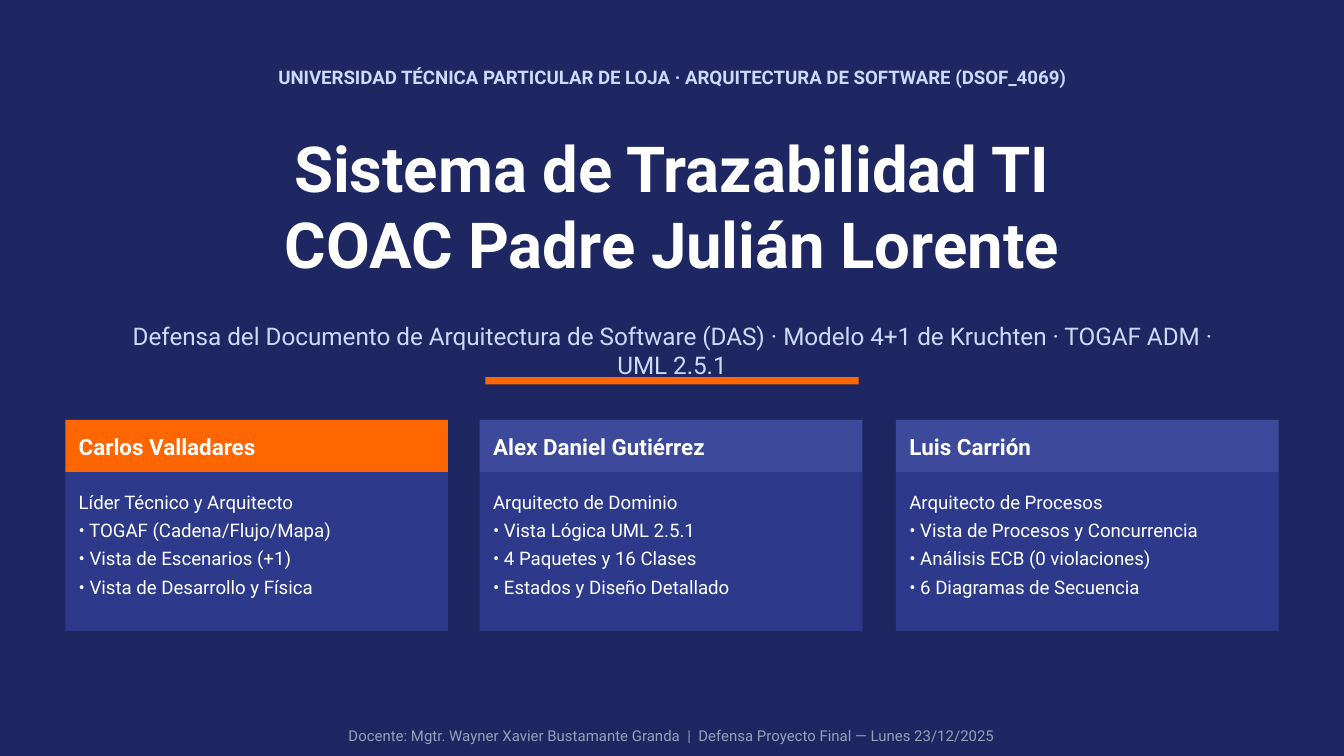
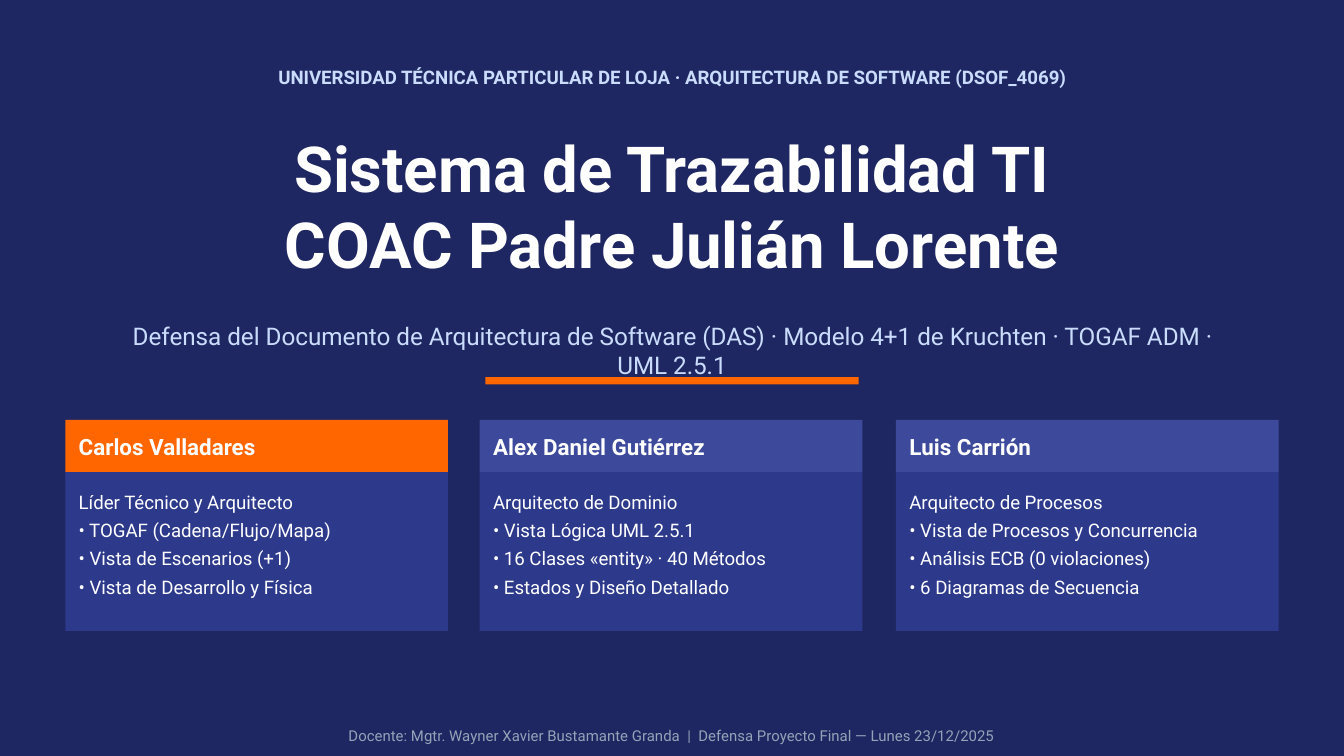
Before and after one commit to ArquitecturaSoftwareEC-UNI/PadreJulianLorente_Trazabilidad, a slide deck: slide 1 of docs/entregables/Presentacion_Defensa_DAS_COAC_Padre_Julian_Lorente.pptx. Drawn at 1344x756 pixels with LibreOffice and Linux fonts; fonts in the diff are those of the drawing. Boxes give left, top, right and bottom in pixels: in the first picture for what was removed or moved away, otherwise in the second. Text is boxed around its words. In the diff, an @@ line names an element or a change of style, - is before the commit and + after.

Commit message:
refactor(vista-logica): unificar diagrama de clases UML 2.5.1 sin paquetes y actualizar entregables

```diff
--- a/docs/entregables/Presentacion_Defensa_DAS_COAC_Padre_Julian_Lorente.pptx
+++ b/docs/entregables/Presentacion_Defensa_DAS_COAC_Padre_Julian_Lorente.pptx
@@ text in rectangle at (x1=504, y1=551, x2=766, y2=569): text changed @@
-• 4 Paquetes y 16 Clases
+• 16 Clases «entity» · 40 Métodos
```
Also in this commit, not shown: 1 other slide changed, 15 other files.
